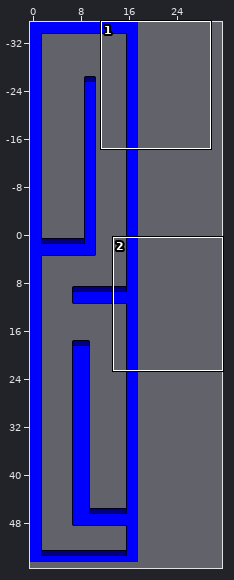
Tiled map -- Resources/room1.tmx. Above: a wide view before the commit, with the close-up outlined.
Close-up. Old version:
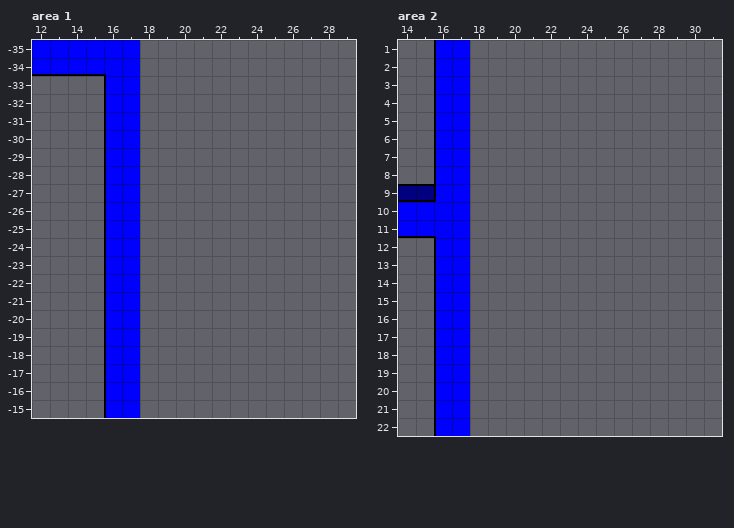
Cells are 32x32 px. Shown: area 1 x 12..29, y -35..-15; area 2 x 14..31, y 1..22. The commit also changed other parts of the map, which this record leaves out. The old version is drawn lined up with the new one.
The result:
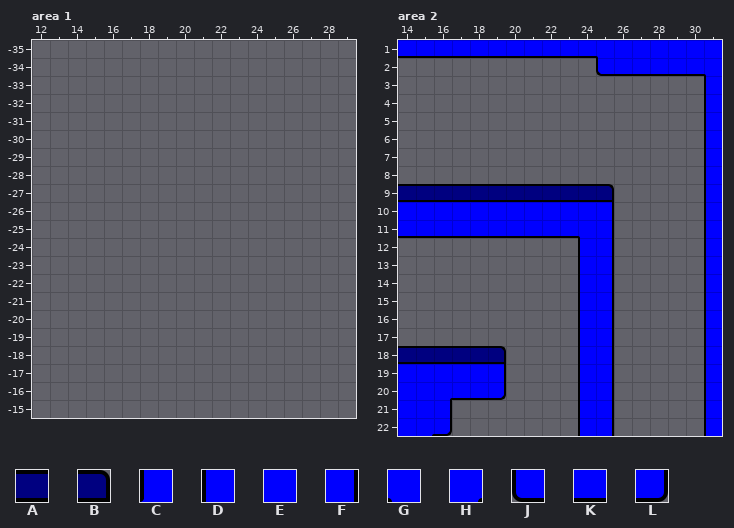
Key: from "tileset": A 1, B 2, C 3, D 5, E 6, F 7, G 8, H 9, J 10, K 11, L 12.
_ is an empty cell.
Changes in this commit:
map size 18x90 -> 32x56 cells (old content now starts at 0,-35; both pictures use the new coordinates)
Layer "main-layer", area 1:
The edit erases tile D in rows -33 to -15 at x 16.
The edit erases tile E in row -35 at x 12 to 17; in rows -34 to -15 at x 17.
The edit erases tile G in row -34 at x 16.
The edit erases tile K in row -34 at x 12 to 15.
Layer "main-layer", area 2:
The edit turns tile C into tile A in row 9 at x 16.
The edit turns tile D into tile A in row 18 at x 16.
The edit turns tile E into tile A in row 9 at x 17; in row 18 at x 17.
There is now tile A in row 9 at x 18 to 24; in row 18 at x 14 to 15 and 18.
There is now tile B in row 9 at x 25; in row 18 at x 19.
There is now tile D in rows 3 to 11 at x 31; in rows 12 to 22 at x 24 and 31.
The edit turns tile D into tile E in row 19 at x 16.
There is now tile E in row 1 at x 26 to 31; in row 10 at x 18 to 24; in row 19 at x 14 to 15 and 18; in rows 20 to 21 at x 14 to 15; in row 22 at x 14.
The edit turns tile D into tile F in row 21 at x 16.
There is now tile F in rows 10 to 18 at x 25; in row 19 at x 19 and 25; in rows 20 to 22 at x 25.
There is now tile G in row 1 at x 25; in row 2 at x 31; in row 11 at x 24.
The edit turns tile D into tile H in row 20 at x 16.
There is now tile H in row 22 at x 15.
There is now tile J in row 2 at x 25.
The edit turns tile D into tile K in row 1 at x 16.
The edit turns tile E into tile K in row 1 at x 17; in row 11 at x 17; in row 20 at x 17.
The edit turns tile G into tile K in row 11 at x 16.
There is now tile K in row 1 at x 14 to 15 and 18 to 24; in row 2 at x 26 to 30; in row 11 at x 18 to 23; in row 20 at x 18.
The edit turns tile D into tile L in row 22 at x 16.
There is now tile L in row 20 at x 19.
The edit erases tile D in rows 2 to 8 at x 16; in rows 12 to 17 at x 16.
The edit erases tile E in rows 2 to 8 at x 17; in rows 12 to 17 at x 17; in rows 21 to 22 at x 17.
Where, in picture pixels (left, top, right, bottom), the same in both close-ups:
removed: (32, 40, 140, 418)
changed: (398, 40, 722, 436)
